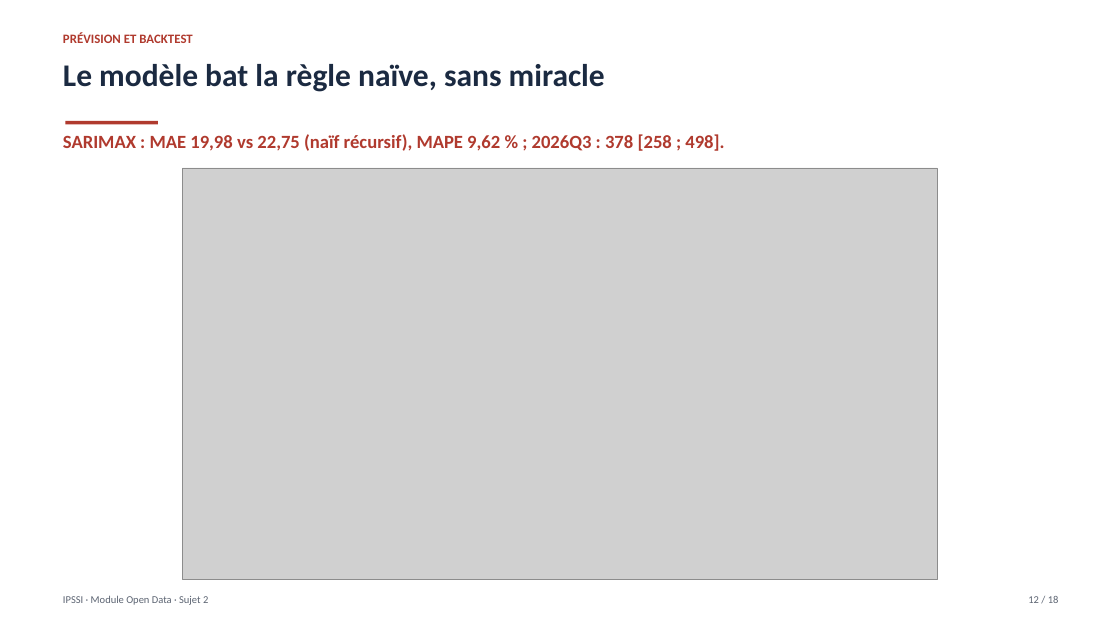
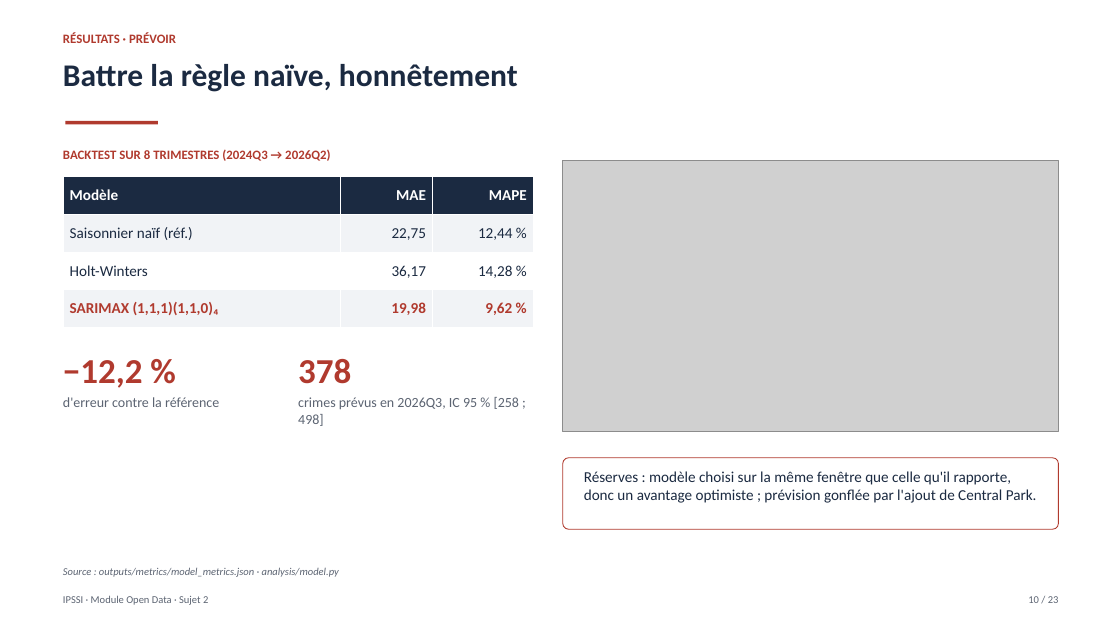
Before and after one commit to fayesarah555/NYC-Crime, a slide deck: slide 10 of presentation/nyc_crime_deck.pptx (slide 12 before the commit). Drawn at 1120x630 pixels with LibreOffice and Linux fonts; fonts in the diff are those of the drawing; grey boxes stand for pictures. Boxes give left, top, right and bottom in pixels: in the first picture for what was removed or moved away, otherwise in the second. Text is boxed around its words. In the diff, an @@ line names an element or a change of style, - is before the commit and + after.

```diff
--- a/presentation/nyc_crime_deck.pptx
+++ b/presentation/nyc_crime_deck.pptx
@@ text at (63, 32, 176, 43): text changed @@
-PRÉVISION ET BACKTEST
+RÉSULTATS · PRÉVOIR
@@ text at (63, 64, 518, 92): text changed @@
-Le modèle bat la règle naïve, sans miracle
+Battre la règle naïve, honnêtement
@@ text removed at (63, 134, 724, 151) @@
-SARIMAX : MAE 19,98 vs 22,75 (naïf récursif), MAPE 9,62 % ; 2026Q3 : 378 [258 ; 498].
@@ text added at (63, 149, 330, 161), 11 pt, text #B03A2E, bold @@
+BACKTEST SUR 8 TRIMESTRES (2024Q3 → 2026Q2)
@@ table added at (63, 176, 534, 328), 4 rows, 3 columns @@
+Modèle | MAE | MAPE
+Saisonnier naïf (réf.) | 22,75 | 12,44 %
+Holt-Winters | 36,17 | 14,28 %
+SARIMAX (1,1,1)(1,1,0)₄ | 19,98 | 9,62 %
@@ picture: place and size @@
-picture at (182, 168, 937, 580)
+picture at (563, 161, 1059, 432)
@@ text added at (298, 359, 351, 384), 30 pt, text #B03A2E, bold @@
+378
@@ text added at (63, 360, 143, 388), 30 pt, text #B03A2E, bold @@
+−12,2 %
@@ text added at (63, 397, 219, 407), 12 pt, text #5C6472 @@
+d'erreur contre la référence
@@ text added at (298, 397, 520, 426), 12 pt, text #5C6472 @@
+crimes prévus en 2026Q3, IC 95 % [258 ; 498]
@@ rounded rectangle added at (563, 458, 1059, 529), fill #FFFFFF, outline #B03A2E 0.75 pt @@
@@ text added at (584, 471, 1037, 503), 13 pt, text #1B2A41 @@
+Réserves : modèle choisi sur la même fenêtre que celle qu'il rapporte, donc un avantage optimiste ; prévision gonflée par l'ajout de Central Park.
@@ text added at (63, 567, 339, 577), 9 pt, text #5C6472, italic @@
+Source : outputs/metrics/model_metrics.json · analysis/model.py
@@ text at (1028, 596, 1059, 603): text changed @@
-12 / 18
+10 / 23
```
Also in this commit, not shown: 3 other slides changed, 19 slides added, 14 slides removed, 2 other files.
